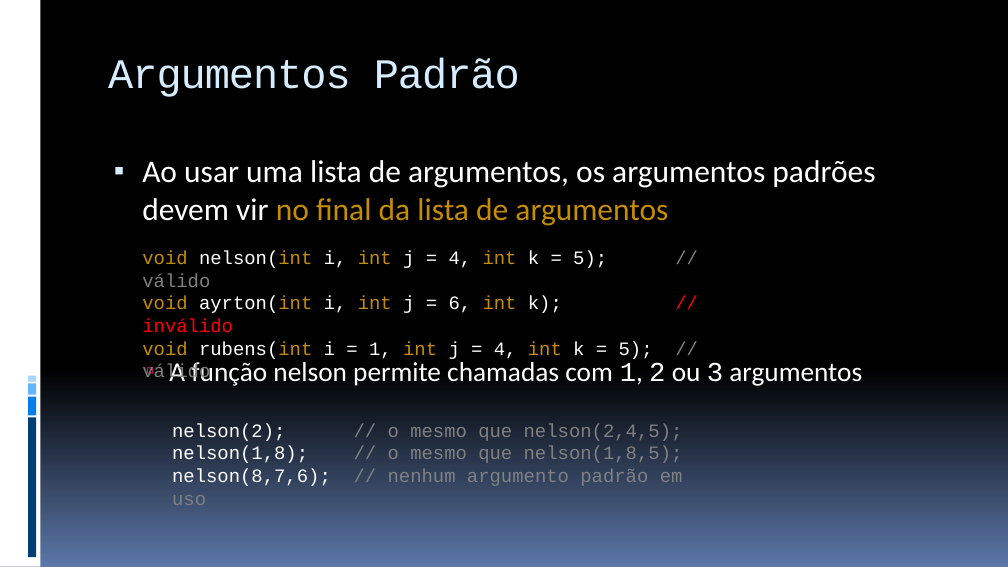
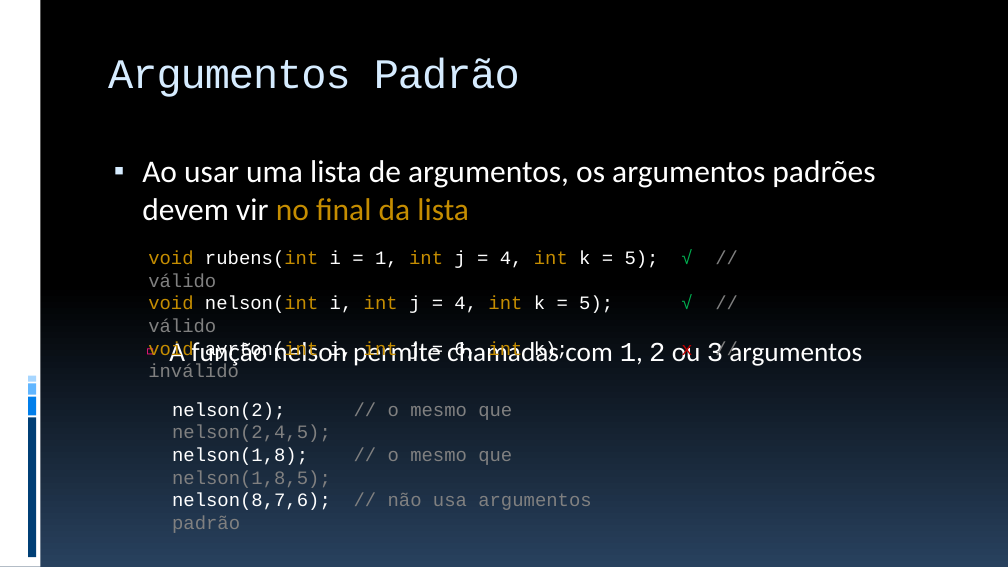
Before and after one commit to JudsonSS/ProgComp, a slide deck: slide 6 of Slides/29. Templates e Sobrecarga de Funções.pptx (slide 5 before the commit). Drawn at 1008x567 pixels with LibreOffice and Linux fonts; fonts in the diff are those of the drawing. Boxes give left, top, right and bottom in pixels: in the first picture for what was removed or moved away, otherwise in the second. Text is boxed around its words. In the diff, an @@ line names an element or a change of style, - is before the commit and + after.

```diff
--- a/Slides/29. Templates e Sobrecarga de Funções.pptx
+++ b/Slides/29. Templates e Sobrecarga de Funções.pptx
@@ background gradient #000000 to #5B77A8 to gradient #000000 to #28415E @@
@@ text at [142,160,875,221]: text changed @@
-▪ Ao usar uma lista de argumentos, os argumentos padrões devem vir no final da lista de argumentos
+▪ Ao usar uma lista de argumentos, os argumentos padrões devem vir no final da lista
@@ text at [148,251,692,377]: text changed @@
-void nelson(int i, int j = 4, int k = 5); // válido
-void ayrton(int i, int j = 6, int k); // inválido
-void rubens(int i = 1, int j = 4, int k = 5); // válido
+void rubens(int i = 1, int j = 4, int k = 5); √ // válido
+void nelson(int i, int j = 4, int k = 5); √ // válido
+void ayrton(int i, int j = 6, int k); x // inválido
@@ text "nelson(2); // o mesmo que ...": place and size @@
-text "nelson(2); // o mesmo que ..." at [172,423,683,486]
+text "nelson(2); // o mesmo que ..." at [172,403,591,510]
@@ text at [172,493,591,510]: text changed @@
-nelson(8,7,6); // nenhum argumento padrão em uso
+nelson(8,7,6); // não usa argumentos padrão
```
Also in this commit, not shown: 22 other slides changed, 1 slide added, 5 other files.
